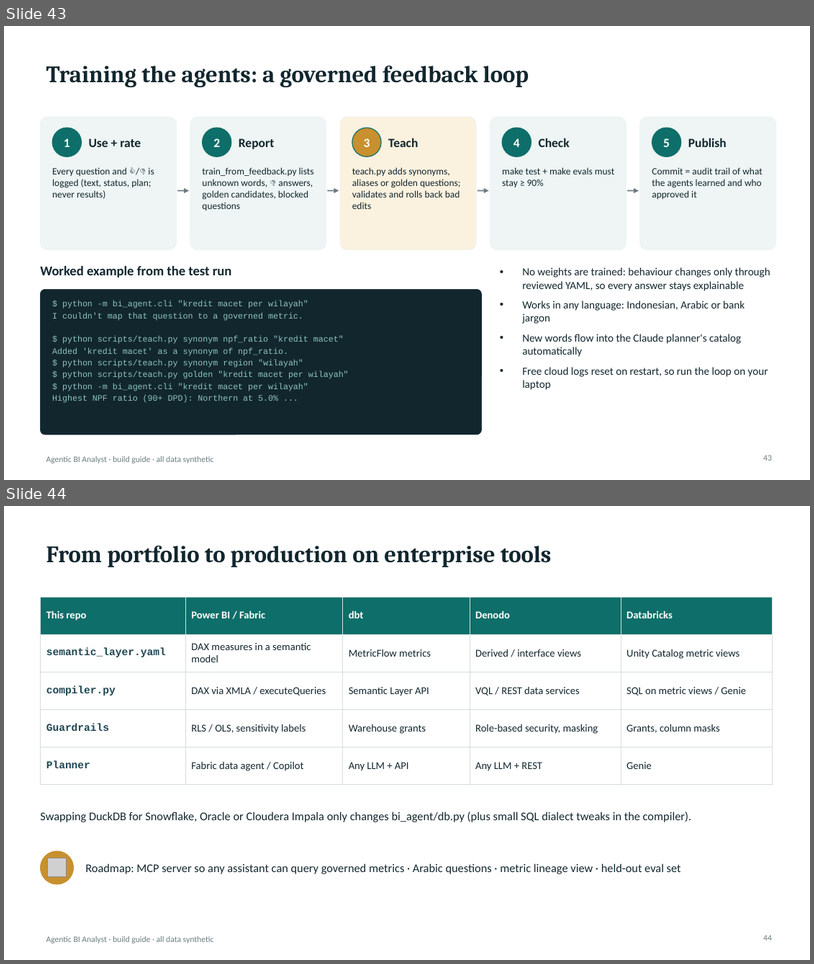
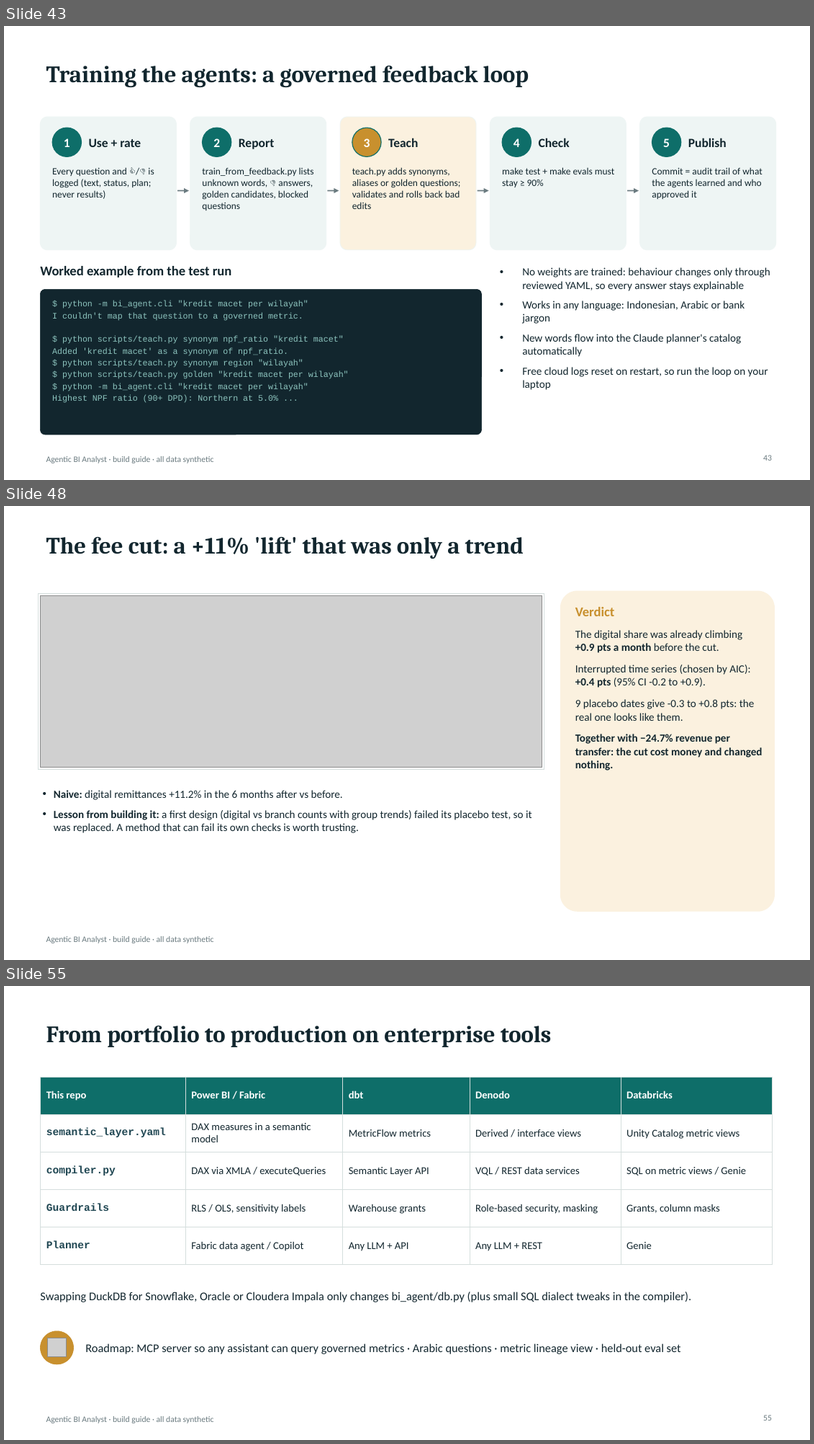
Before and after one commit to vickarzz/agentic-bi-analyst, a slide deck: docs/presentation/Agentic_BI_Analyst_Build_Guide.pptx. Shown one above the other, each under a label of ours: slides 43 and 44 before the commit, slides 43, 48 and 55 after it; the slides between them are not shown. The pictures are 814x964 and 814x1444 pixels, drawn with LibreOffice and Linux fonts; fonts in the diff are those of the drawing; grey boxes stand for pictures. Boxes give left, top, right and bottom in pixels: in the first picture for what was removed or moved away, otherwise in the second. Text is boxed around its words. In the diff, an @@ line names an element or a change of style, - is before the commit and + after.

```diff
--- a/docs/presentation/Agentic_BI_Analyst_Build_Guide.pptx
+++ b/docs/presentation/Agentic_BI_Analyst_Build_Guide.pptx
@@ slide 48 added at <box>4,506,810,960</box>, background #FFFFFF; not listed: 1 template element that a slide beside it also shows @@
@@ title added at <box>46,537,524,559</box>, 28 pt, text #12262E, bold @@
+The fee cut: a +11% 'lift' that was only a trend
@@ rounded rectangle added at <box>561,591,775,911</box>, fill #FBF1DF @@
@@ rectangle added at <box>39,594,544,769</box>, fill #FFFFFF, outline #D5DEDD 0.75 pt @@
@@ picture added at <box>40,595,543,767</box> @@
@@ text added at <box>576,607,763,770</box>, 13 pt, text #12262E @@
+Verdict
+The digital share was already climbing +0.9 pts a month before the cut.
+Interrupted time series (chosen by AIC): +0.4 pts (95% CI -0.2 to +0.9).
+9 placebo dates give -0.3 to +0.8 pts: the real one looks like them.
+Together with −24.7% revenue per transfer: the cut cost money and changed nothing.
@@ text added at <box>54,790,532,833</box>, 13 pt, text #12262E @@
+• Naive: digital remittances +11.2% in the 6 months after vs before.
+• Lesson from building it: a first design (digital vs branch counts with group trends) failed its placebo test, so it was replaced. A method that can fail its own checks is worth trusting.
@@ what was slide 44 is now slide 55 @@
@@ page number at <box>764,1414,772,1420</box>: text changed @@
-44
+55
```
Also in this commit, not shown: 10 slides changed, 10 other slides added, 47 other files.
